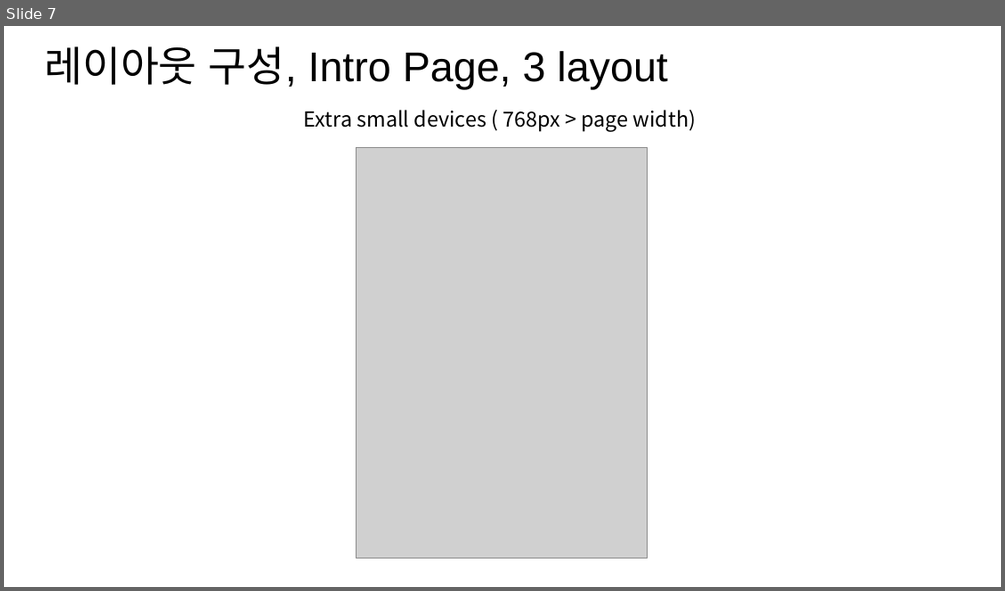
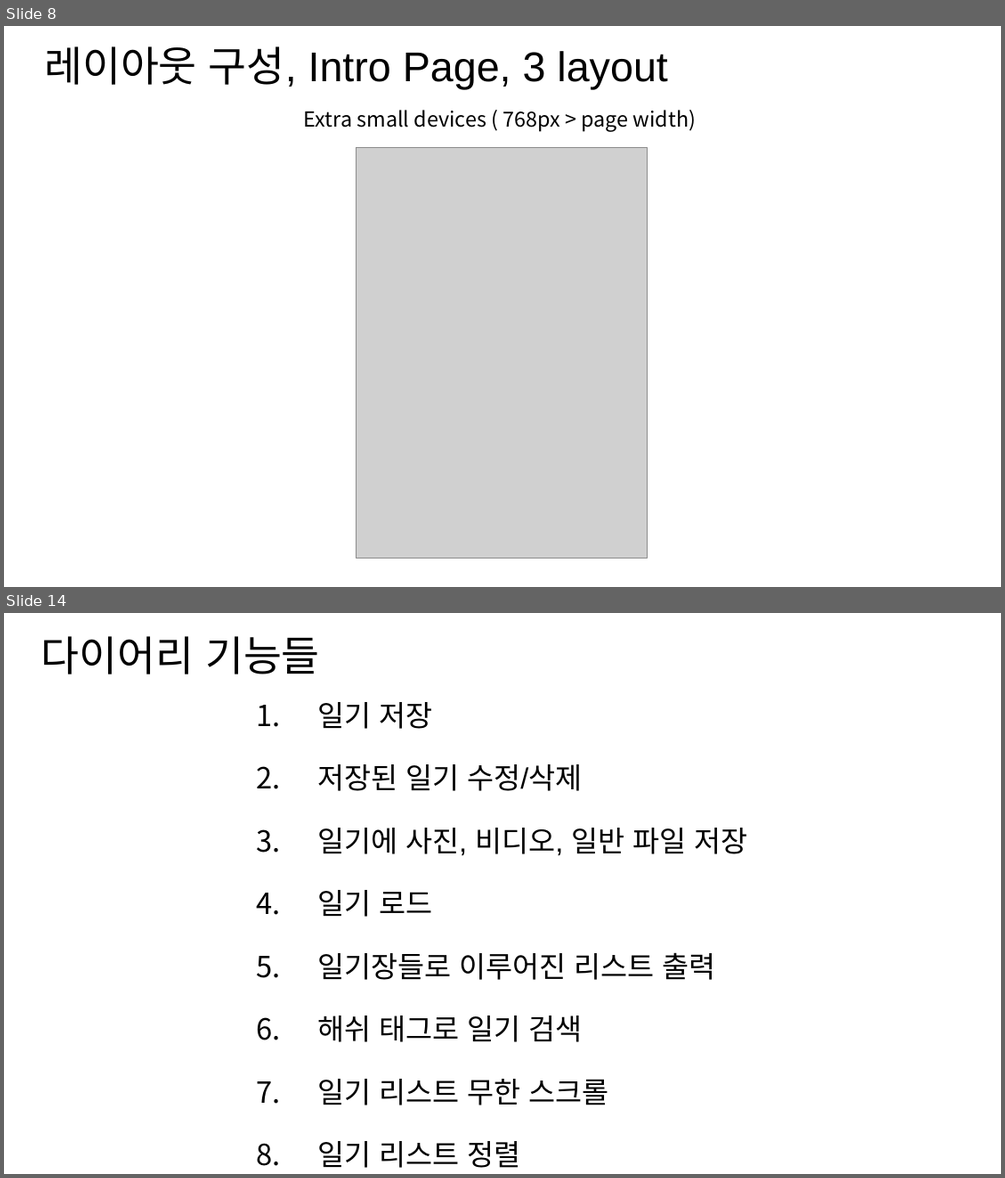
Before and after one commit to naem1023/PROJECT_webProgramming, a slide deck: project_doc_201611263_박성호.pptx. Shown one above the other, each under a label of ours: slide 7 before the commit, slides 8 and 14 after it; the slides between them are not shown. The pictures are 1005x591 and 1005x1178 pixels, drawn with LibreOffice and Linux fonts; fonts in the diff are those of the drawing; grey boxes stand for pictures. Boxes give left, top, right and bottom in pixels: in the first picture for what was removed or moved away, otherwise in the second. Text is boxed around its words. In the diff, an @@ line names an element or a change of style, - is before the commit and + after.

```diff
--- a/project_doc_201611263_박성호.pptx
+++ b/project_doc_201611263_박성호.pptx
@@ slide 14 added at <box>4,613,1001,1174</box>, background #FFFFFF @@
@@ text added at <box>41,636,320,674</box>, 40 pt, text #000000 @@
+다이어리 기능들
@@ text added at <box>317,702,748,1167</box>, 28 pt, text #000000 @@
+1. 일기 저장
+2. 저장된 일기 수정/삭제
+3. 일기에 사진, 비디오, 일반 파일 저장
+4. 일기 로드
+5. 일기장들로 이루어진 리스트 출력
+6. 해쉬 태그로 일기 검색
+7. 일기 리스트 무한 스크롤
+8. 일기 리스트 정렬
@@ what was slide 7 is now slide 8 @@
```
Also in this commit, not shown: 1 slide changed, 14 other slides added, 1 slide removed, 7 other files.
